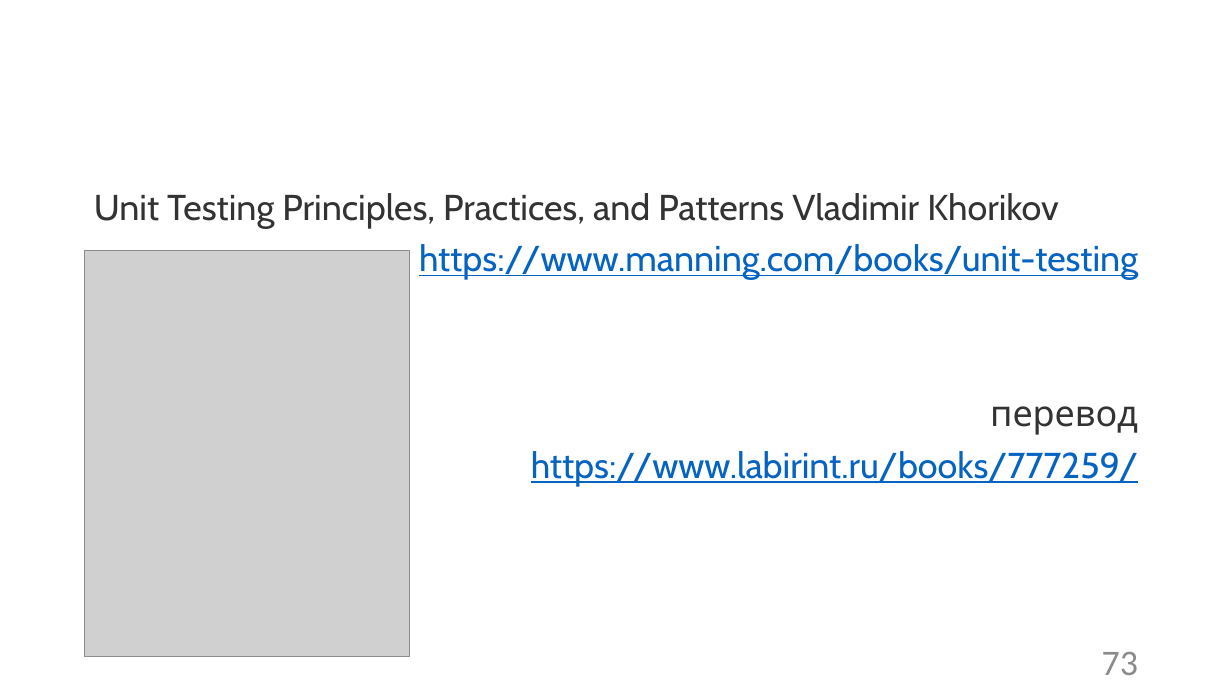
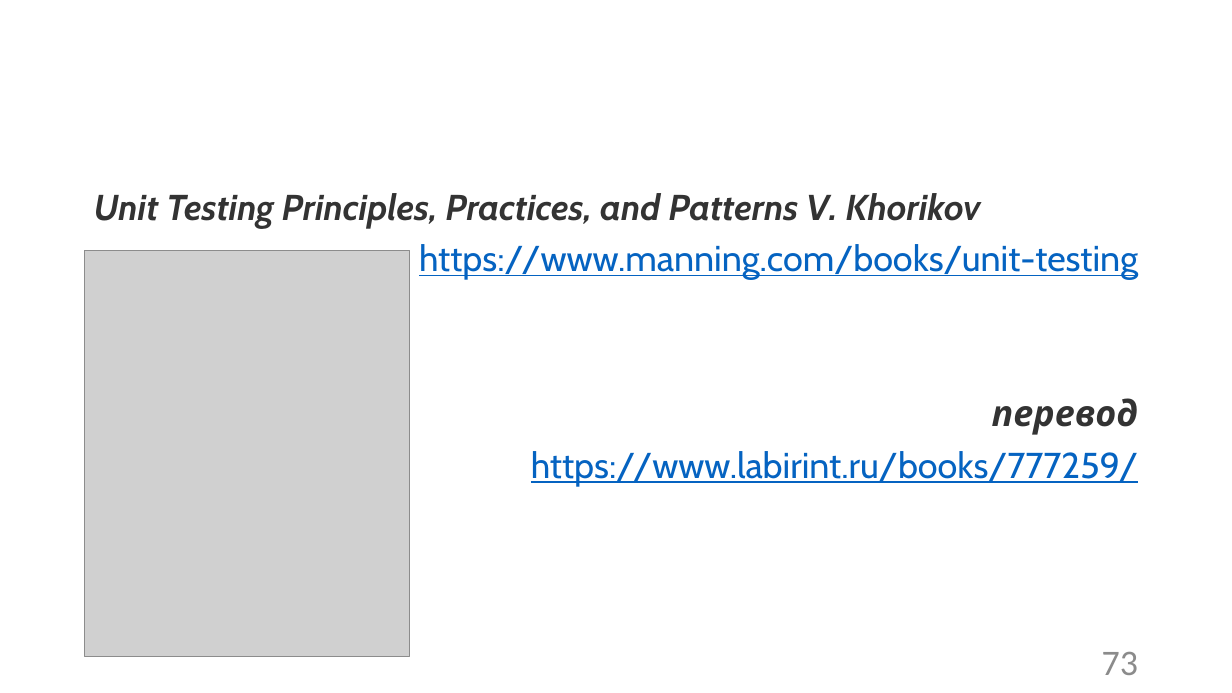
Before and after one commit to Sa1Gur/DbTest.Containers, a slide deck: slide 73 of DbaseTesting.pptx. Drawn at 1232x693 pixels with LibreOffice and Linux fonts; fonts in the diff are those of the drawing; grey boxes stand for pictures; background and template pictures are left out. Boxes give left, top, right and bottom in pixels: in the first picture for what was removed or moved away, otherwise in the second. Text is boxed around its words. In the diff, an @@ line names an element or a change of style, - is before the commit and + after.

```diff
--- a/DbaseTesting.pptx
+++ b/DbaseTesting.pptx
@@ text at box(94, 193, 981, 228): text changed; bold on; italic on @@
-Unit Testing Principles, Practices, and Patterns Vladimir Khorikov
+Unit Testing Principles, Practices, and Patterns V. Khorikov
@@ text at box(992, 398, 1138, 435): bold on, italic on in "перевод" @@
```
Also in this commit, not shown: 9 other slides changed, 1 other file.
